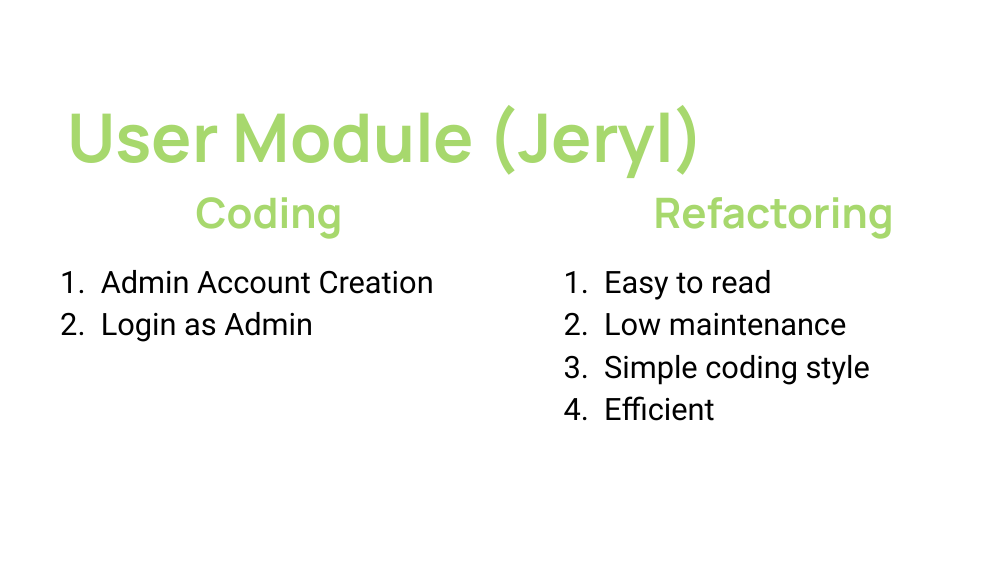
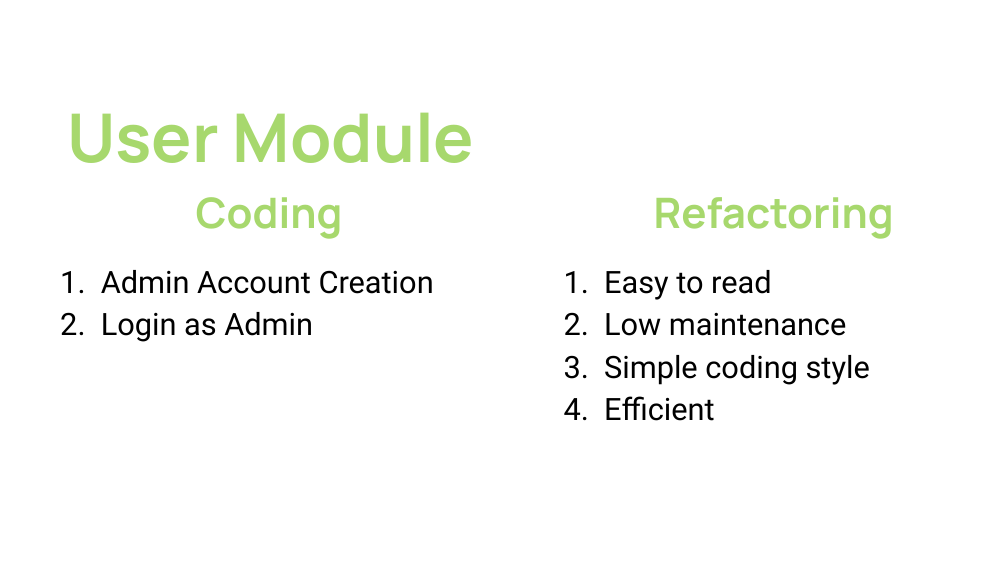
Before and after one commit to XandeK/swen3powerpoint, a slide deck: slide 7 of SWEN presentation 3.pptx. Drawn at 1008x567 pixels with LibreOffice and Linux fonts; fonts in the diff are those of the drawing. Boxes give left, top, right and bottom in pixels: in the first picture for what was removed or moved away, otherwise in the second. Text is boxed around its words. In the diff, an @@ line names an element or a change of style, - is before the commit and + after.

```diff
--- a/SWEN presentation 3.pptx
+++ b/SWEN presentation 3.pptx
@@ title at [67, 112, 475, 163]: text changed @@
-User Module (Jeryl)
+User Module
```
Also in this commit, not shown: 6 other slides changed.
